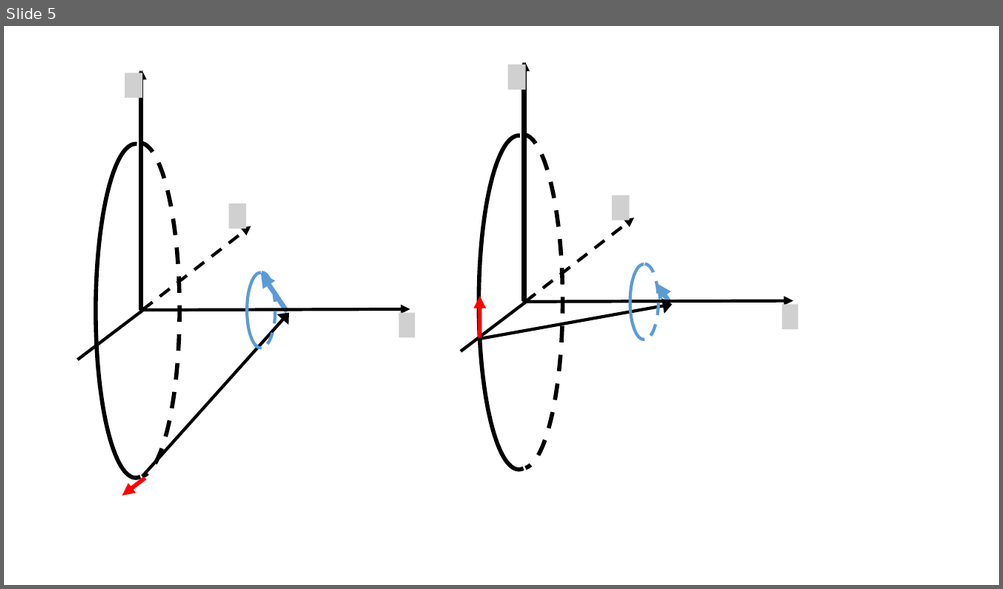
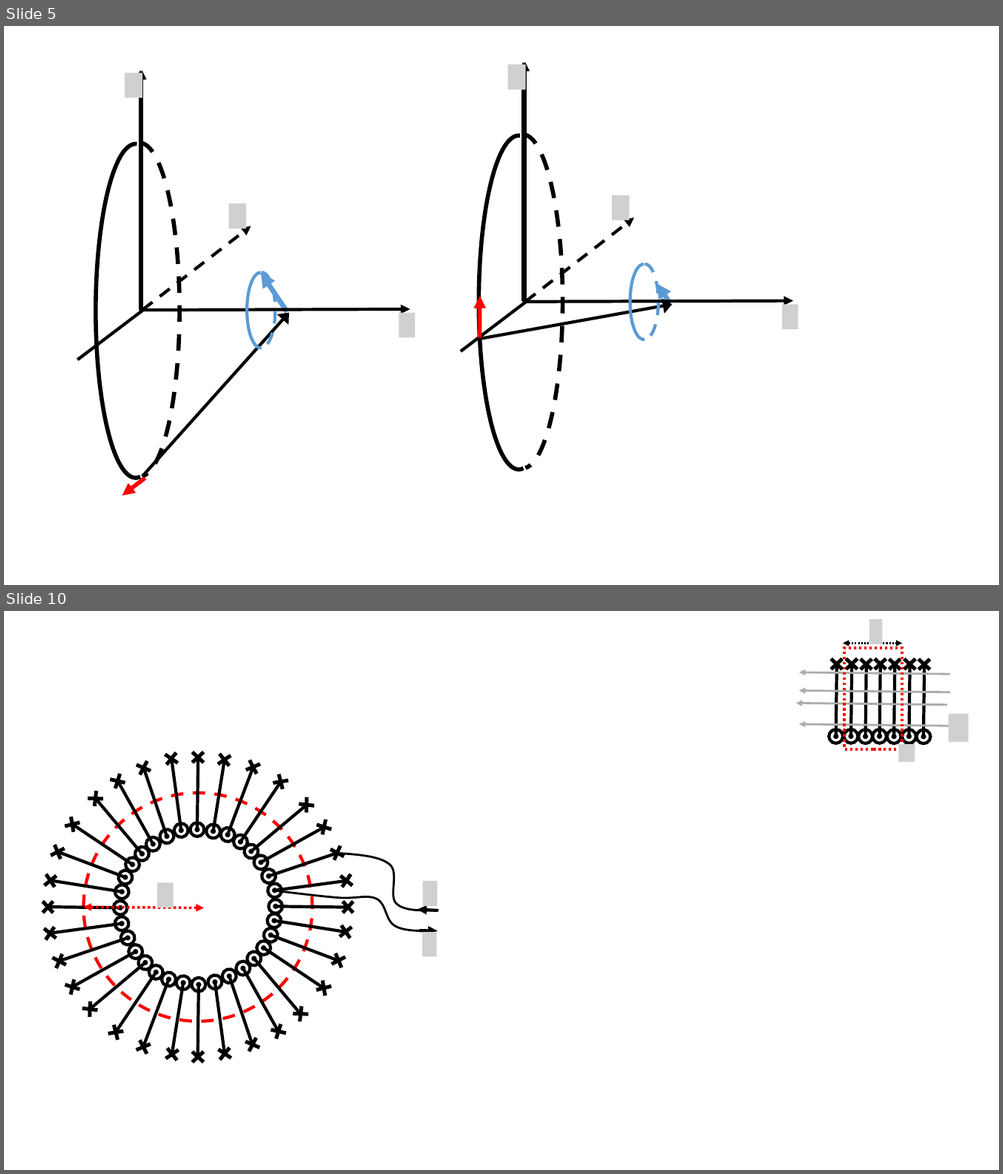
Before and after one commit to OSTP/PhysicsArtofModelling, a slide deck: tex/figures/MagneticSource/Figures.pptx. Shown one above the other, each under a label of ours: slide 5 before the commit, slides 5 and 10 after it; the slides between them are not shown. The pictures are 1003x589 and 1003x1174 pixels, drawn with LibreOffice and Linux fonts; fonts in the diff are those of the drawing; grey boxes stand for pictures; background and template pictures are left out. Boxes give left, top, right and bottom in pixels: in the first picture for what was removed or moved away, otherwise in the second. Text is boxed around its words. In the diff, an @@ line names an element or a change of style, - is before the commit and + after.

```diff
--- a/tex/figures/MagneticSource/Figures.pptx
+++ b/tex/figures/MagneticSource/Figures.pptx
@@ slide 10 added at (x1=4, y1=611, x2=999, y2=1170), background #FFFFFF @@
@@ picture added at (x1=870, y1=619, x2=883, y2=644) @@
@@ double arrow added from (842, 643) to (902, 643), #000000 1.5 pt dashed @@
@@ rectangle added at (x1=844, y1=648, x2=902, y2=750), outline #FF0000 2.5 pt dashed @@
@@ arrow added from (950, 675) to (799, 672), #AFABAB 2 pt @@
@@ group added at (x1=828, y1=655, x2=845, y2=743): 2 ellipses, 1 line, 1 cross @@
@@ group added at (x1=842, y1=655, x2=859, y2=743): 2 ellipses, 1 line, 1 cross @@
@@ group added at (x1=857, y1=657, x2=875, y2=743): 2 ellipses, 1 line, 1 cross @@
@@ group added at (x1=872, y1=655, x2=889, y2=743): 2 ellipses, 1 line, 1 cross @@
@@ group added at (x1=886, y1=657, x2=903, y2=743): 2 ellipses, 1 line, 1 cross @@
@@ group added at (x1=901, y1=655, x2=918, y2=743): 2 ellipses, 1 line, 1 cross @@
@@ group added at (x1=915, y1=657, x2=932, y2=743): 2 ellipses, 1 line, 1 cross @@
@@ arrow added from (950, 692) to (799, 691), #AFABAB 2 pt @@
@@ arrow added from (947, 705) to (796, 703), #AFABAB 2 pt @@
@@ picture added at (x1=948, y1=714, x2=969, y2=742) @@
@@ arrow added from (950, 726) to (799, 724), #AFABAB 2 pt @@
@@ picture added at (x1=899, y1=744, x2=915, y2=763) @@
@@ group added at (x1=40, y1=749, x2=439, y2=1066): 65 ellipses, 32 lines, 32 crosses, 3 pictures, 2 freeform shapes, 2 arrows, 1 double arrow @@
```
Also in this commit, not shown: 1 slide changed, 4 other slides added, 4 slides removed, 11 other files.
